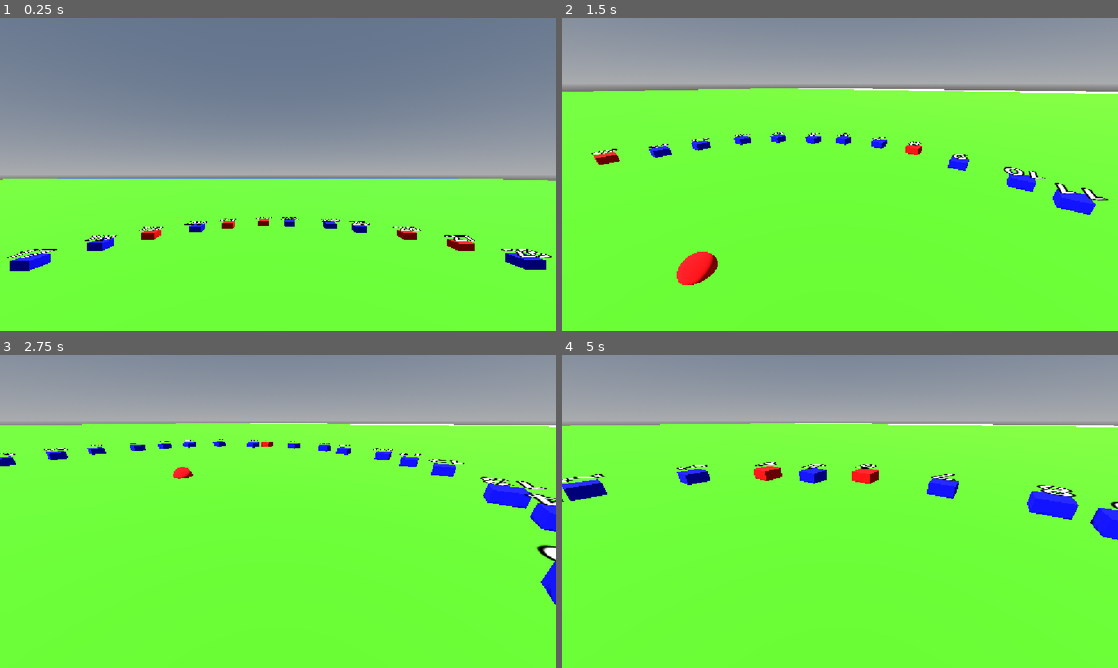
Above: before the commit, frames 1-4 (two rows, left to right).
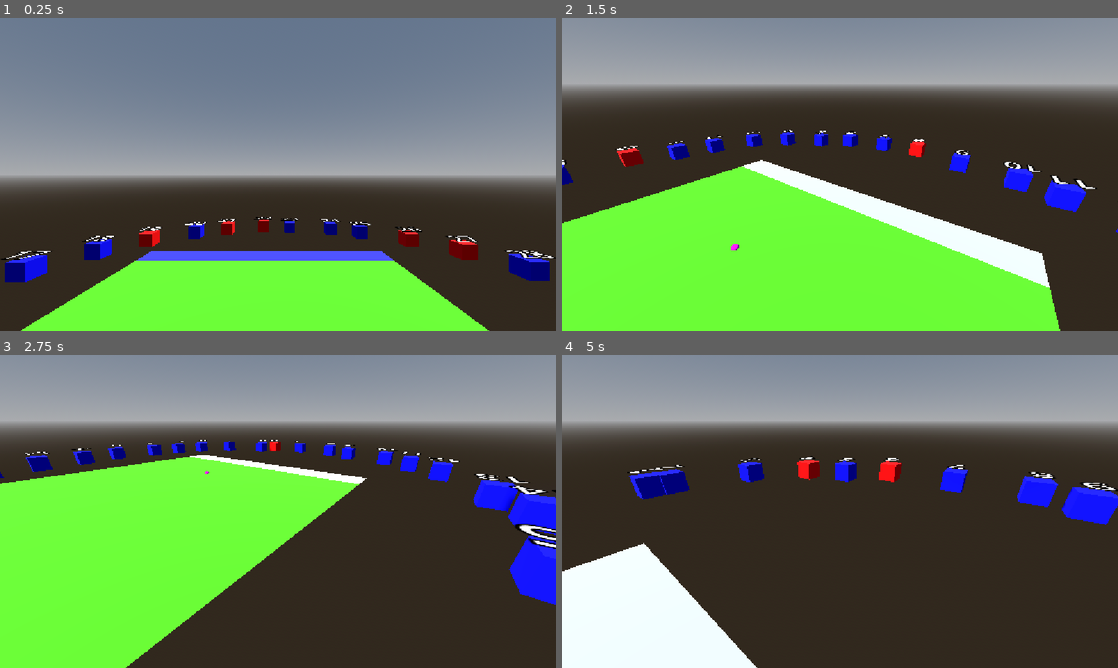
Above: after the commit, the same moments.

Repository: rubedo-red/AI-ICA
Game: Godot game, scene res://main_scene.tscn
Same seed, same stepped clock (60 frames per second), same inputs: the game is played once before the commit and once after it.
Inputs (mouse positions are in pixels of both pictures, inside the frame that each line leads up to):
- Up to frame 1 (0.25 s): no input
- Up to frame 2 (1.5 s): move the mouse to (962, 158) at 0.52 s; hold Right mouse button (camera_player_3d_look) 0.53-1.28 s; click (962, 158) at 0.67 s; move the mouse to (812, 174) at 1.27 s; tap S (camera_player_3d_move_backwards) at 1.35 s; click (812, 174) at 1.42 s
- Up to frame 3 (2.75 s): move the mouse to (333, 442) at 2.02 s; hold Q (camera_player_3d_move_downwards) from 2.03 s (still down); click (333, 442) at 2.17 s
- Up to frame 4 (5 s): move the mouse to (812, 574) at 2.77 s; release Q (camera_player_3d_move_downwards) at 2.78 s; tap W (camera_player_3d_move_forwards) at 2.85 s; click (812, 574) at 2.92 s; move the mouse to (1006, 558) at 3.52 s; tap A (camera_player_3d_move_leftwards) at 3.6 s; click (1006, 558) at 3.67 s; move the mouse to (673, 464) at 4.27 s; tap D (camera_player_3d_move_rightwards) at 4.35 s; click (673, 464) at 4.42 s

The runs differ from the first frame. In frame 1, 33% of the frame differs, in the area x 0-100%, y 51-100%; in frame 2, 44%; in frame 3, 48%; in frame 4, 77%, in the area x 0-100%, y 21-100%.

Commit message:
Map and boid comunication

Diff:
--- a/boid.gd
+++ b/boid.gd
@@ -18,7 +18,7 @@
 func _random_move(delta:float):
 	global_position.x += randf_range(-1,1)* delta
 	#global_position.y += randf_range(-1,1)* delta
-	global_position.z += randf_range(-1,1)* delta
+	global_position.z += randf_range(-1,1.3)* delta
 
 # keeps all boids within range of one another by using their average position and pulling them back when they leave the cohesion bubble
 func _cohesion_test(dist : float, parent_pos: Vector3, delta:float ) ->void:
@@ -26,11 +26,10 @@
 		var direction = (parent_pos - global_position).normalized()
 		global_position += direction * pullStrength * delta
 
-func _alignment_test():
-	print()
+#func _alignment_test():
+
 
 func _seperation_test(delta : float):
-	print()
 	var boids =get_parent_node_3d().get_children()
 	for boid in boids:
 		if name == boid.name:
--- a/main_scene.tscn
+++ b/main_scene.tscn
@@ -38,4 +38,4 @@
 terminal_velocity = Vector3(10, 10, 10)
 
 [node name="Map" parent="." unique_id=829619776 instance=ExtResource("3_gyfs4")]
-cell_size = 10.0
+cell_size = 0.3
--- a/shared/map.gd
+++ b/shared/map.gd
@@ -10,10 +10,10 @@
 func pos_to_tile(pos: Vector3):
 	var relative = global_position - pos
 	relative.x = relative.x+(width*cell_size)/2
-	relative.y = relative.y+(height*cell_size)/2
-	print(relative)
-	var x = int(floor((width*cell_size)/relative.x))
-	var y = int(floor((height*cell_size)/relative.y))
+	relative.z = relative.z+(height*cell_size)/2
+	var x = int(floor(relative.x/cell_size))
+	var y = int(floor(relative.z/cell_size))
+
 	return [x, y]
 
 func get_tile_index(x: int, y: int):
@@ -23,6 +23,7 @@
 	for i in width:
 		for j in height:
 			var tile = MeshInstance3D.new()
+			tile.name = "tile-"+str(i)+"_"+str(j)
 			self.add_child(tile)
 			var plane = PlaneMesh.new()
 			plane.size.x = cell_size
@@ -46,7 +47,6 @@
 	height = h
 	cells.resize(w*h)
 	cells.fill(0)
-	generate_terrain()
 
 # Called when the node enters the scene tree for the first time.
 func _ready() -> void:
--- a/unit.gd
+++ b/unit.gd
@@ -40,8 +40,6 @@
 
 # Called when the node enters the scene tree for the first time.
 func _ready() -> void:
-
-
 	var x
 	var z
 	var angle_step = 2*3.14/startingBoids
@@ -59,8 +57,11 @@
 # Called every frame. 'delta' is the elapsed time since the previous frame.
 func _process(delta: float) -> void:
 
-	#print(map.transform_to_tile(transform))
 	var t = map.pos_to_tile(global_position)
+	print(" - x: ",t[0],", z: ", t[1])
+
+	print(map.get_tile_index(t[0],t[1]))
+
 
 	var target_center = _calc_average_pos()
 
--- a/unit.tscn
+++ b/unit.tscn
@@ -5,7 +5,7 @@
 [sub_resource type="SphereShape3D" id="SphereShape3D_un08l"]
 
 [sub_resource type="StandardMaterial3D" id="StandardMaterial3D_btf8p"]
-albedo_color = Color(1, 0, 0.03529412, 0.14509805)
+albedo_color = Color(1, 0, 1, 0.14509805)
 
 [sub_resource type="StandardMaterial3D" id="StandardMaterial3D_ctwoc"]
 
@@ -16,7 +16,7 @@
 script = ExtResource("1_btf8p")
 
 [node name="CollisionShape3D" type="CollisionShape3D" parent="." unique_id=1151404491]
-transform = Transform3D(0.2, 0, 0, 0, 0.2, 0, 0, 0, 0.2, 0, 0, 0)
+transform = Transform3D(0.05, 0, 0, 0, 0.05, 0, 0, 0, 0.05, 0, 0, 0)
 shape = SubResource("SphereShape3D_un08l")
 debug_color = Color(0.36862746, 0.47843137, 1, 1)
 
